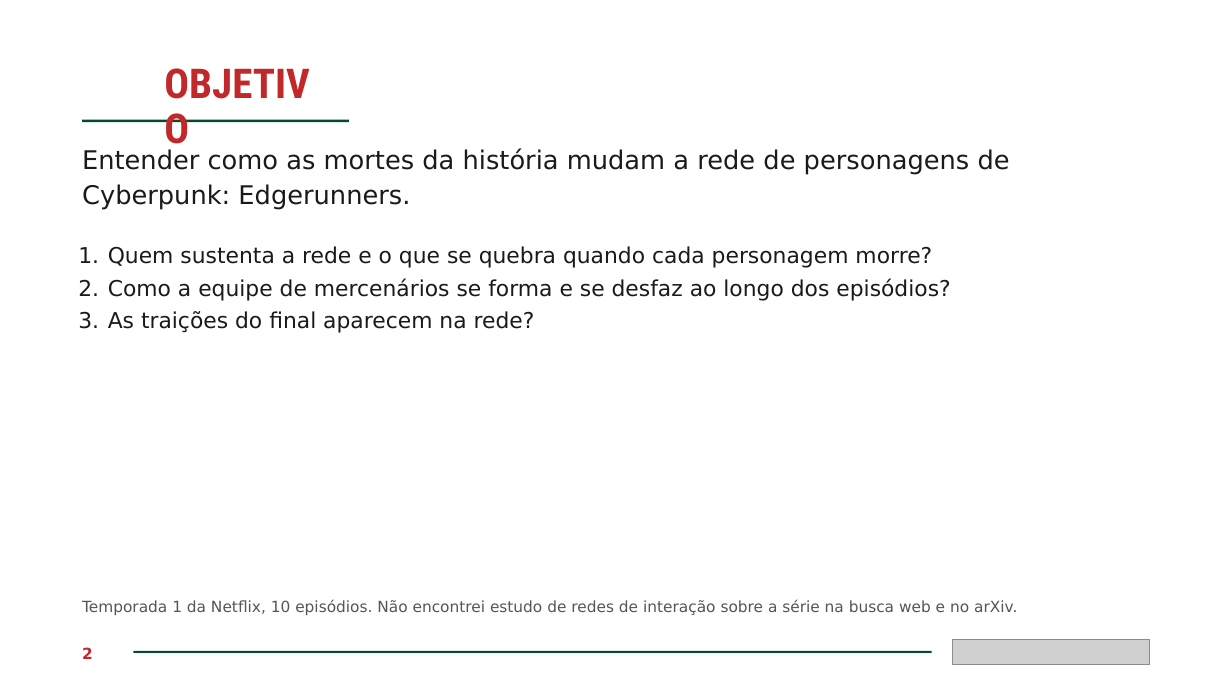
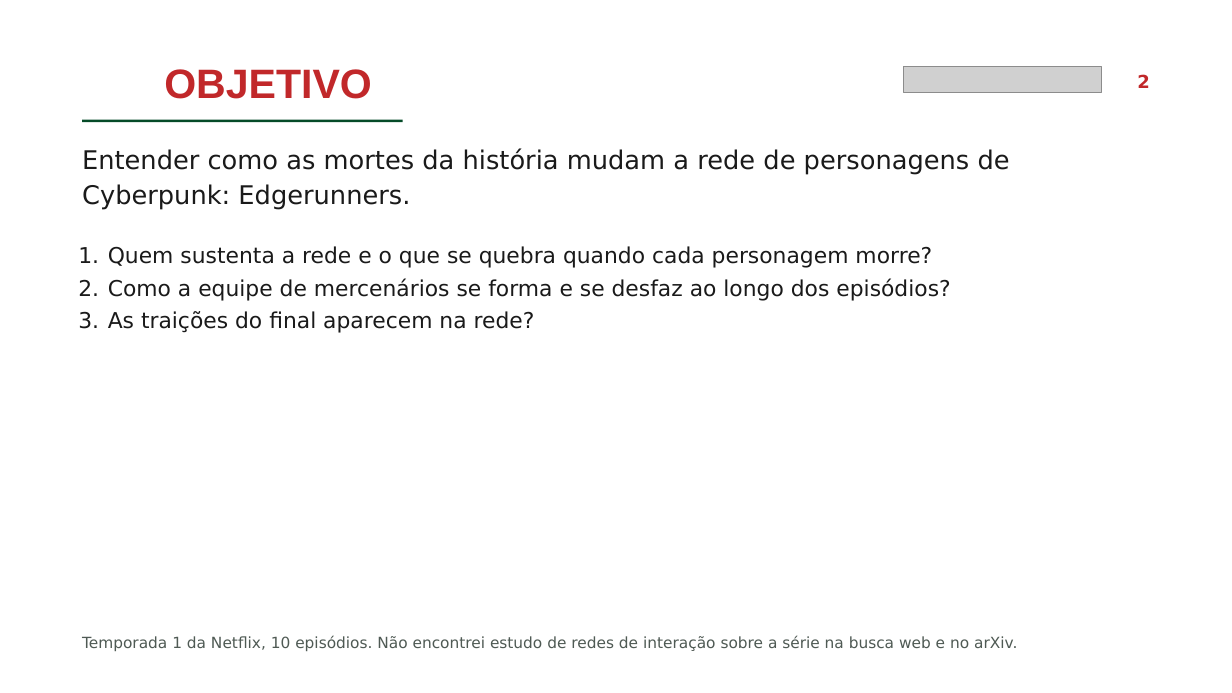
Before and after one commit to AlizonCaetano/dataset-cyberpunk, a slide deck: slide 2 of apresentacao.pptx. Drawn at 1232x693 pixels with LibreOffice and Linux fonts; fonts in the diff are those of the drawing; grey boxes stand for pictures. Boxes give left, top, right and bottom in pixels: in the first picture for what was removed or moved away, otherwise in the second. Text is boxed around its words. In the diff, an @@ line names an element or a change of style, - is before the commit and + after.

```diff
--- a/apresentacao.pptx
+++ b/apresentacao.pptx
@@ title "OBJETIVO" at <box>164,69,372,99</box>: font Roboto Condensed to Arial @@
@@ picture: place and size @@
-picture at <box>953,640,1151,665</box>
+picture at <box>904,67,1102,92</box>
@@ text "2": place and size @@
-text "2" at <box>82,647,93,659</box>
+text "2" at <box>1137,74,1149,88</box>
@@ text "2" at <box>1137,74,1149,88</box>: size 12 to 14 pt; alignment left to right; line spacing 16.8pt to 19.6pt @@
@@ line moved from (82, 121) - (349, 121) to (82, 121) - (403, 121) @@
@@ text "Temporada 1 da Netflix, 10 ...": place and size @@
-text "Temporada 1 da Netflix, 10 ..." at <box>82,600,1017,615</box>
+text "Temporada 1 da Netflix, 10 ..." at <box>82,636,1017,651</box>
@@ rectangle removed at <box>133,652,932,653</box> @@
```
Also in this commit, not shown: 9 other slides changed, 20 slides added, 4 slides removed.
